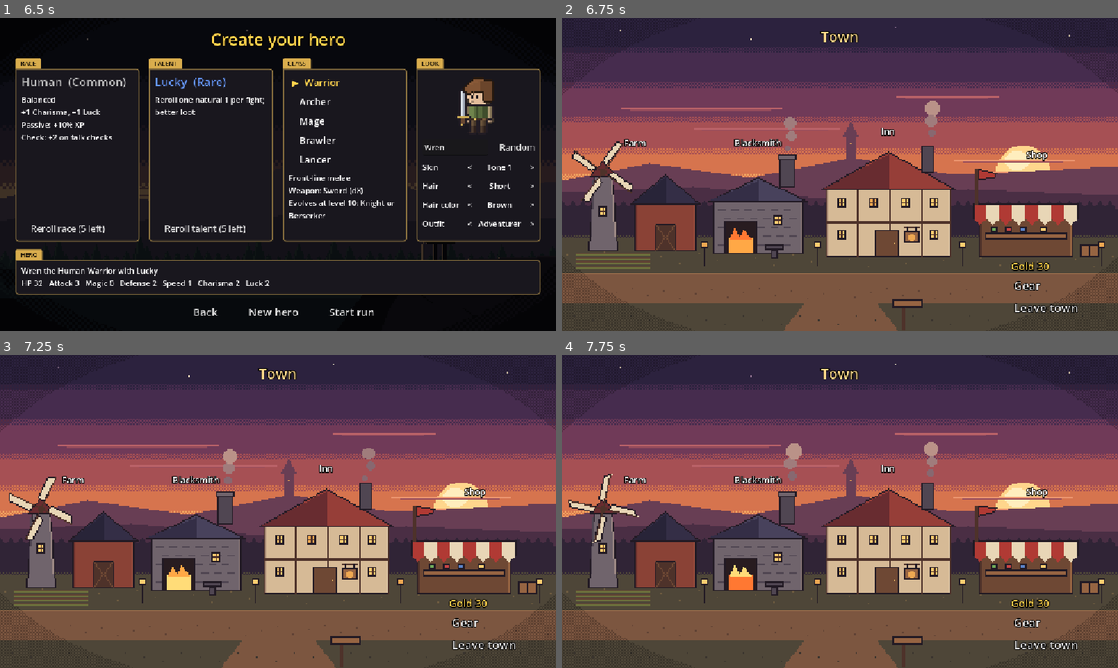
Above: before the commit, frames 1-4 (two rows, left to right).
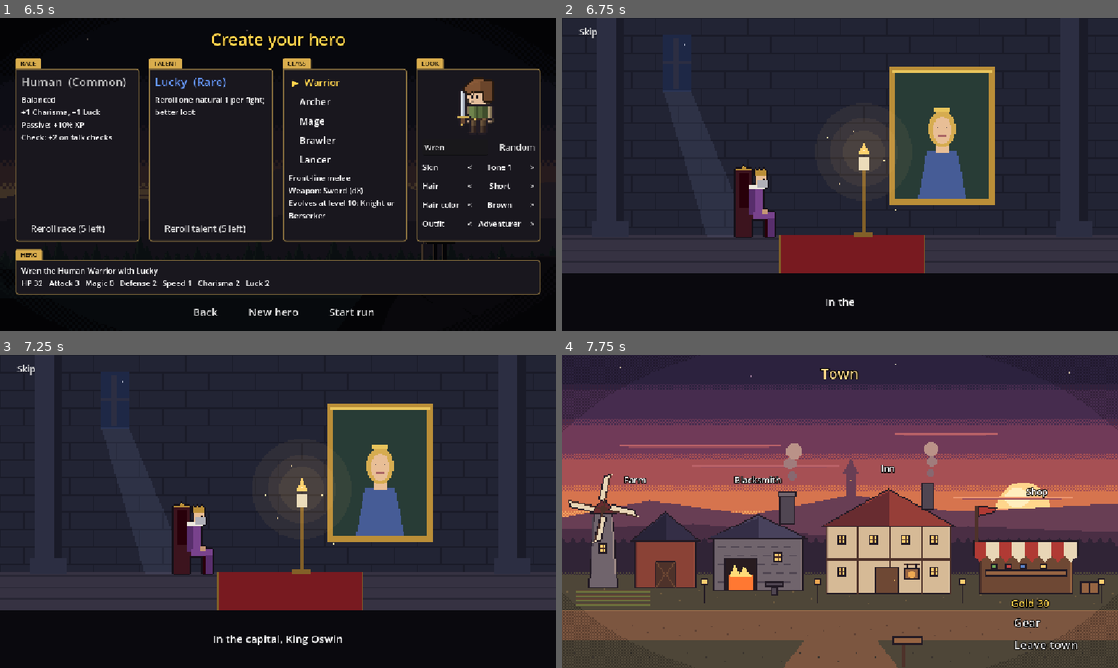
Above: after the commit, the same moments.

Repository: khasmn/project-k
Game: Godot game, scene res://scenes/menu/main_menu.tscn
The game is run twice, just before and just after one commit, with the same random seed, the same clock (stepped at 60 frames per second) and the same inputs.
Inputs (mouse positions are in pixels of both pictures, inside the frame that each line leads up to):
- Up to frame 1 (6.5 s): click "New Game" at 0.5 s; click "New hero" at 1.25 s; click "▶ New hero" at 2 s; click "▶ New hero" at 2.75 s; click "Warrior" at 3.5 s; click "New hero" at 4.25 s; click "Warrior" at 5 s; click "▶ Warrior" at 5.75 s
- Up to frame 2 (6.75 s): click "Start run" at 6.5 s
- Up to frame 3 (7.25 s): no input
- Up to frame 4 (7.75 s): click (584, 367) at 7.25 s, where only the run after the commit has a clickable "Skip"

Frame 1 is identical in both runs. In frame 2, 80% of the frame differs, in the area x 0-100%, y 2-100%; in frame 3, 80%; in frame 4, nothing differs.

Commit message:
Add prologue and chapter 1 ending cutscenes
Co-Authored-By: Claude Opus 5.5 <noreply@anthropic.com>

Diff:
--- a/data/chapters.json
+++ b/data/chapters.json
@@ -5,5 +5,5 @@
 		"hp_mult": 1.0, "attack_bonus": 0,
 		"intro": "Monsters stir in the hills. Driven out by them, bandits now raid the villages of the Whispering Woods. Their chief has made camp past the old road. Stop him.",
 		"intro_retry": "Back to the Whispering Woods. The bandits are still out there.",
-		"outro": "The Bandit Chief falls to his knees. \"They pay us in shards...\" he gasps. \"...the hills are cracking.\" At dawn a royal knight rides into camp: Sir Corwin Vale, with a letter sealed by King Oswin himself. The King summons you."}
+		"outro": "\"They pay us in shards...\" the Bandit Chief gasps. \"...the hills are cracking.\"", "outro_cutscene": "chapter_1_end"}
 }
--- /dev/null
+++ b/data/cutscenes.json
@@ -0,0 +1,11 @@
+{
+	"prologue": [
+		{"art": "throne_night", "fps": 2, "text": "In the capital, King Oswin sits alone each night before the painting of his late queen. \"Soon,\" he whispers."},
+		{"art": "hero_dawn", "fps": 2, "hero": [258, 118], "text": "Far away, smoke rises over the villages of the Whispering Woods again. You take up your weapon and go."}
+	],
+	"chapter_1_end": [
+		{"art": "camp_dawn", "fps": 2, "text": "At dawn a royal knight rides into the camp: Sir Corwin Vale. \"The King asks for you.\""},
+		{"art": "throne_day", "fps": 2, "hero": [232, 120], "text": "\"The Demon King Malzareth sends his monsters against us. His castle is sealed by four crystals, each guarded by a Demon Lord. Break them, and end him.\""},
+		{"art": "throne_day", "fps": 2, "hero": [232, 120], "text": "\"And bring me the dust of every crystal you break,\" King Oswin says with a warm smile. \"For the royal vault.\""}
+	]
+}
--- /dev/null
+++ b/scenes/story/cutscene.tscn
@@ -0,0 +1,12 @@
+[gd_scene load_steps=2 format=3]
+
+[ext_resource type="Script" path="res://scripts/story/cutscene.gd" id="1"]
+
+[node name="Cutscene" type="Control"]
+layout_mode = 3
+anchors_preset = 15
+anchor_right = 1.0
+anchor_bottom = 1.0
+grow_horizontal = 2
+grow_vertical = 2
+script = ExtResource("1")
--- a/scripts/character/character_creation.gd
+++ b/scripts/character/character_creation.gd
@@ -153,7 +153,7 @@
 
 func _start_run() -> void:
 	Run.start(draft)
-	get_tree().change_scene_to_file("res://scenes/city/town.tscn")
+	Cutscene.play(get_tree(), "prologue", "res://scenes/city/town.tscn")
 
 
 func _show_rolled(label: Label, entry: Dictionary) -> void:
--- a/scripts/combat/combat_screen.gd
+++ b/scripts/combat/combat_screen.gd
@@ -580,8 +580,14 @@
 
 
 func _back_to_town() -> void:
+	var first_win: bool = Run.is_boss() and not Run.chapter in Run.chapters_won
+	if first_win:
+		Run.chapters_won.append(Run.chapter)
 	Run.restart_chapter()
-	get_tree().change_scene_to_file(TOWN_SCENE)
+	if first_win:  # the chapter's ending plays once a run
+		Cutscene.play(get_tree(), Run.chapter_data().outro_cutscene, TOWN_SCENE)
+	else:
+		get_tree().change_scene_to_file(TOWN_SCENE)
 
 
 func _new_hero() -> void:
--- a/scripts/core/run.gd
+++ b/scripts/core/run.gd
@@ -21,6 +21,7 @@
 static var hero_look: Dictionary = {}  # for HeroSprite; empty for the test hero
 static var chapter: String = "1"  # id in data/chapters.json
 static var chapters_seen: Array[String] = []  # chapters started this run: a replay shows the short intro
+static var chapters_won: Array[String] = []  # chapters whose boss fell this run: the ending cutscene played
 static var room: int = 1  # 1..ROOMS, then ROOMS + 1 is the boss
 static var room_type: String = ""  # the door picked for this room
 static var room_note: String = ""  # shown at the start of the next battle log
@@ -68,6 +69,7 @@
 	evolution = ""
 	chapter = "1"
 	chapters_seen = []
+	chapters_won = []
 	points = 0
 	gold = START_GOLD
 	lives = LIVES
--- /dev/null
+++ b/scripts/story/cutscene.gd
@@ -0,0 +1,93 @@
+class_name Cutscene
+extends Control
+## Story cutscene player (data/cutscenes.json): each scene is a slow picture loop with its text typing in
+## below. A click shows the whole text, or goes to the next scene; Skip ends it. Then the next screen opens.
+
+const SCENE: String = "res://scenes/story/cutscene.tscn"
+const ART_SIZE: Vector2 = Vector2(384, 216)  # pictures are drawn at this size and shown scaled up
+const TEXT_HEIGHT: int = 40  # the dark band at the bottom of every picture, in art pixels
+const LETTERS_PER_SECOND: float = 40.0
+
+static var playing: String = ""
+static var after: String = ""
+
+var scenes: Array = []
+var index: int = -1
+var picture: TextureRect = TextureRect.new()
+var hero: HeroSprite = HeroSprite.new()
+var text: Label = Label.new()
+var frames: AtlasTexture
+var fps: int = 0
+
+
+## Show cutscene id, then open next_scene.
+static func play(tree: SceneTree, id: String, next_scene: String) -> void:
+	playing = id
+	after = next_scene
+	tree.change_scene_to_file(SCENE)
+
+
+func _ready() -> void:
+	var back: ColorRect = ColorRect.new()
+	back.color = Color.BLACK
+	back.set_anchors_preset(PRESET_FULL_RECT)
+	add_child(back)
+	picture.set_anchors_preset(PRESET_FULL_RECT)
+	picture.expand_mode = TextureRect.EXPAND_IGNORE_SIZE
+	picture.stretch_mode = TextureRect.STRETCH_KEEP_ASPECT_CENTERED
+	add_child(picture)
+	if Run.hero_look:
+		hero.show_look(Run.hero_look)
+	add_child(hero)
+	text.autowrap_mode = TextServer.AUTOWRAP_WORD_SMART
+	text.horizontal_alignment = HORIZONTAL_ALIGNMENT_CENTER
+	text.vertical_alignment = VERTICAL_ALIGNMENT_CENTER
+	text.add_theme_font_size_override("font_size", 22)
+	add_child(text)
+	var skip: Button = UI.menu_button("Skip", _finish, 18)
+	skip.position = Vector2(16, 12)
+	add_child(skip)
+	for child: Control in [back, picture, hero, text]:
+		child.mouse_filter = MOUSE_FILTER_IGNORE  # clicks reach this screen (next) or the Skip button
+	scenes = Run.data("cutscenes")[playing]
+	_next()
+
+
+func _gui_input(event: InputEvent) -> void:
+	if event is InputEventMouseButton and event.pressed and event.button_index == MOUSE_BUTTON_LEFT:
+		if text.visible_ratio < 1:
+			text.visible_ratio = 1
+		else:
+			_next()
+
+
+func _process(delta: float) -> void:
+	text.visible_ratio = minf(1, text.visible_ratio + delta * LETTERS_PER_SECOND / maxi(text.text.length(), 1))
+	UI.animate(frames, fps)
+	# The picture keeps its shape on any window: place the hero and the text in art pixels on top of it.
+	var scale: float = minf(size.x / ART_SIZE.x, size.y / ART_SIZE.y)
+	var corner: Vector2 = (size - ART_SIZE * scale) / 2
+	var spot: Array = scenes[index].get("hero", [])
+	hero.visible = not spot.is_empty() and Run.hero_look
+	if hero.visible:
+		hero.position = corner + Vector2(spot[0], spot[1]) * scale
+		hero.size = Vector2(32, 32) * scale
+	text.position = corner + Vector2(24, ART_SIZE.y - TEXT_HEIGHT) * scale
+	text.size = Vector2(ART_SIZE.x - 48, TEXT_HEIGHT) * scale
+
+
+func _next() -> void:
+	index += 1
+	if index >= scenes.size():
+		_finish()
+		return
+	var scene: Dictionary = scenes[index]
+	frames = UI.strip("res://assets/cutscenes/%s.png" % scene.art, int(ART_SIZE.x))
+	fps = int(scene.fps) if Settings.animate_background else 0  # off: the picture stays on frame 1
+	picture.texture = frames
+	text.text = scene.text
+	text.visible_ratio = 0
+
+
+func _finish() -> void:
+	get_tree().change_scene_to_file(after)
Binary file added: assets/cutscenes/camp_dawn.png
Not shown, added: assets/cutscenes/camp_dawn.png.import
Binary file added: assets/cutscenes/hero_dawn.png
Not shown, added: assets/cutscenes/hero_dawn.png.import
Binary file added: assets/cutscenes/throne_day.png
Not shown, added: assets/cutscenes/throne_day.png.import
Binary file added: assets/cutscenes/throne_night.png
Not shown, added: assets/cutscenes/throne_night.png.import
Not shown, added: scripts/story/cutscene.gd.uid
Not shown, changed: .claude/skills/make-cutscene/SKILL.md
Not shown, changed: docs/memory/decisions.md
Not shown, changed: docs/memory/progress.md
